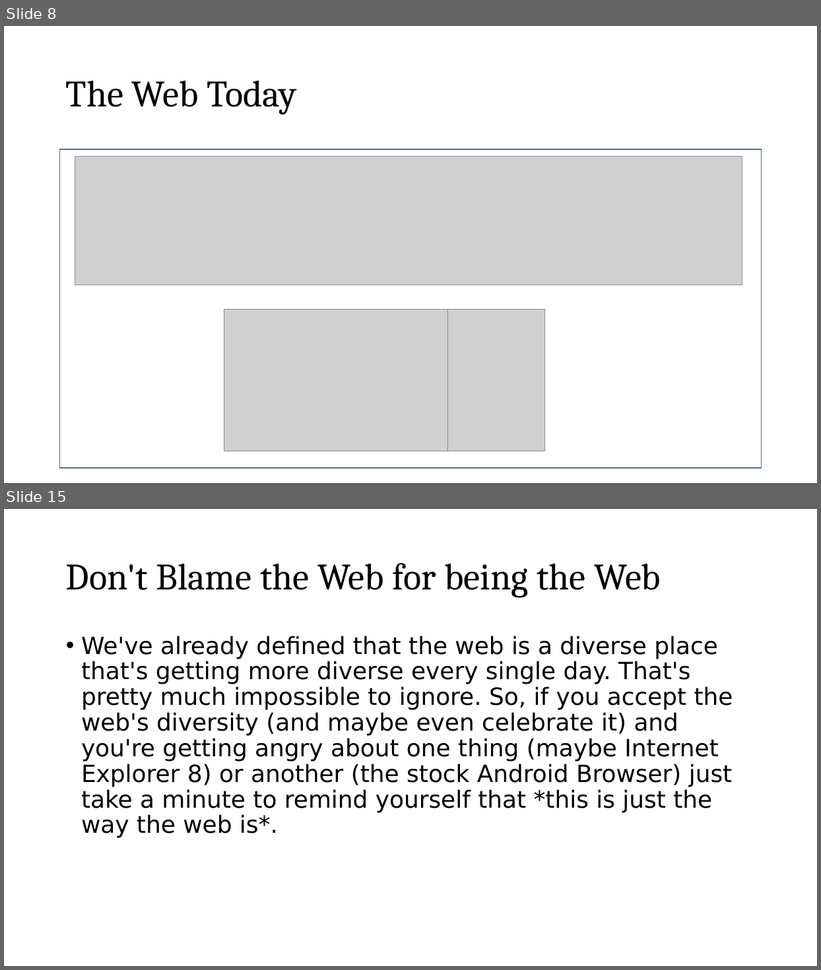
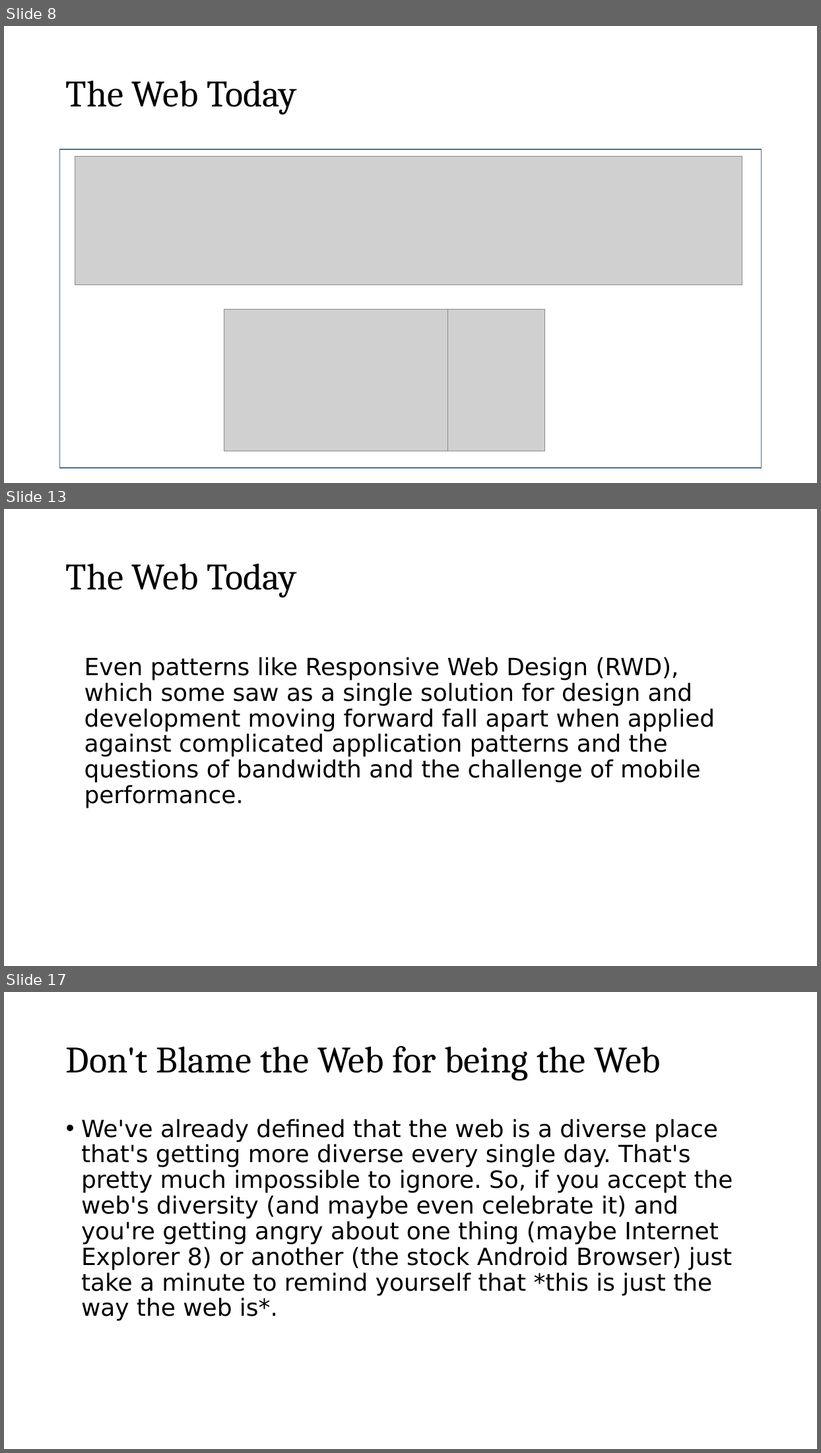
Before and after one commit to roblarsen/rob-larsen-presentations, a slide deck: wild-world-web.pptx. Shown one above the other, each under a label of ours: slides 8 and 15 before the commit, slides 8, 13 and 17 after it; the slides between them are not shown. The pictures are 821x970 and 821x1453 pixels, drawn with LibreOffice and Linux fonts; fonts in the diff are those of the drawing; grey boxes stand for pictures; background and template pictures are left out. Boxes give left, top, right and bottom in pixels: in the first picture for what was removed or moved away, otherwise in the second. Text is boxed around its words. In the diff, an @@ line names an element or a change of style, - is before the commit and + after.

```diff
--- a/wild-world-web.pptx
+++ b/wild-world-web.pptx
@@ slide 13 added at <box>4,509,817,966</box>, background picture (left out) @@
@@ title added at <box>66,563,298,597</box>, 44 pt, text #000000 @@
+The Web Today
@@ text added at <box>85,657,715,809</box>, 28 pt, text #000000 @@
+Even patterns like Responsive Web Design (RWD), which some saw as a single solution for design and development moving forward fall apart when applied against complicated application patterns and the questions of bandwidth and the challenge of mobile performance.
@@ what was slide 15 is now slide 17 @@
```
Also in this commit, not shown: 7 slides changed, 3 other slides added, 2 slides removed.
